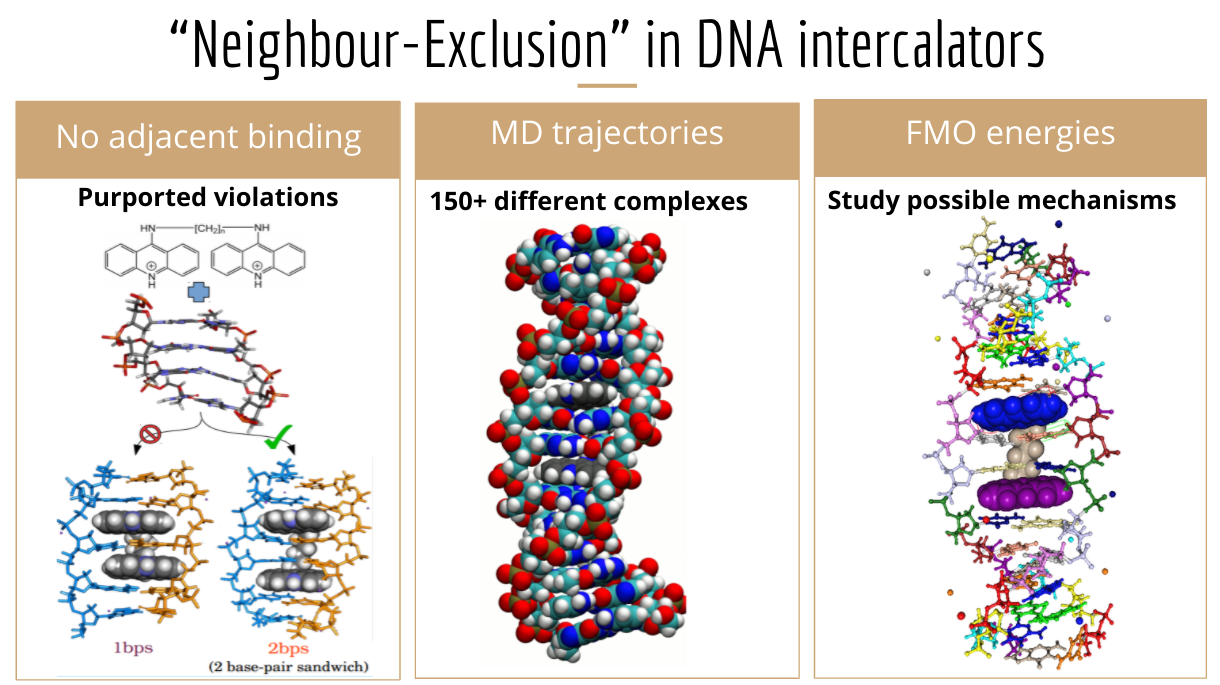
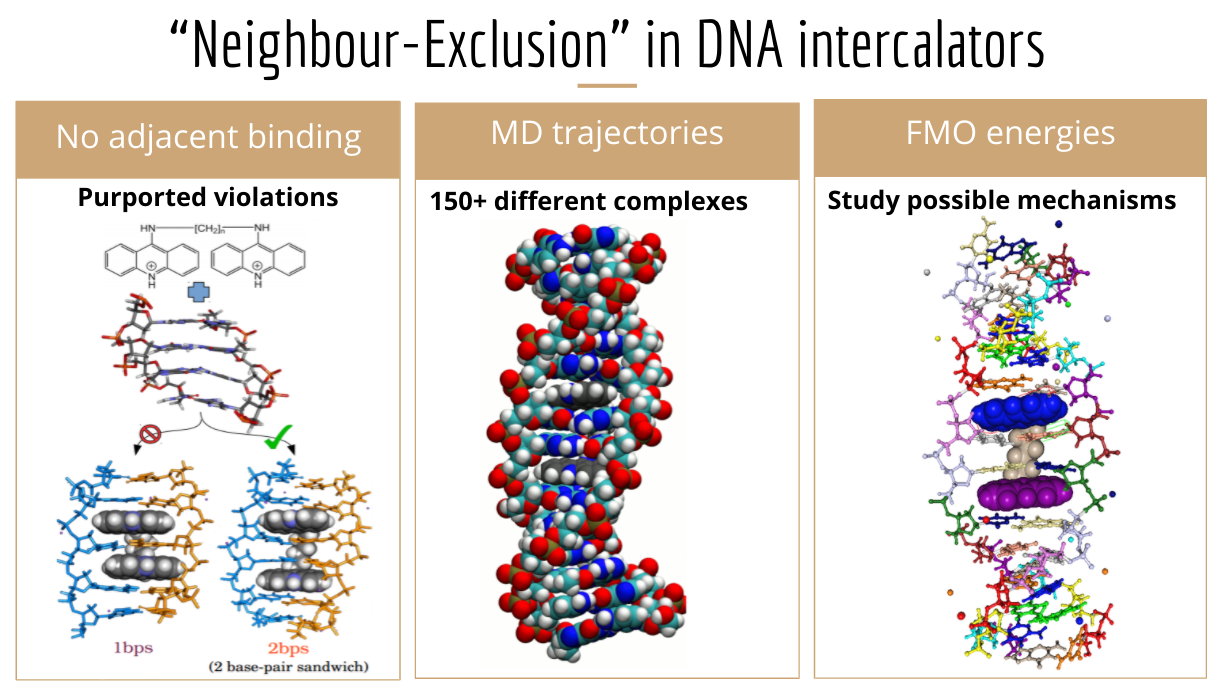
The second w=1220, h=685 image is a revision of the first. Changes to its layers:
painted on "neighbour_exclusion.png" over [56, 456, 373, 680]
